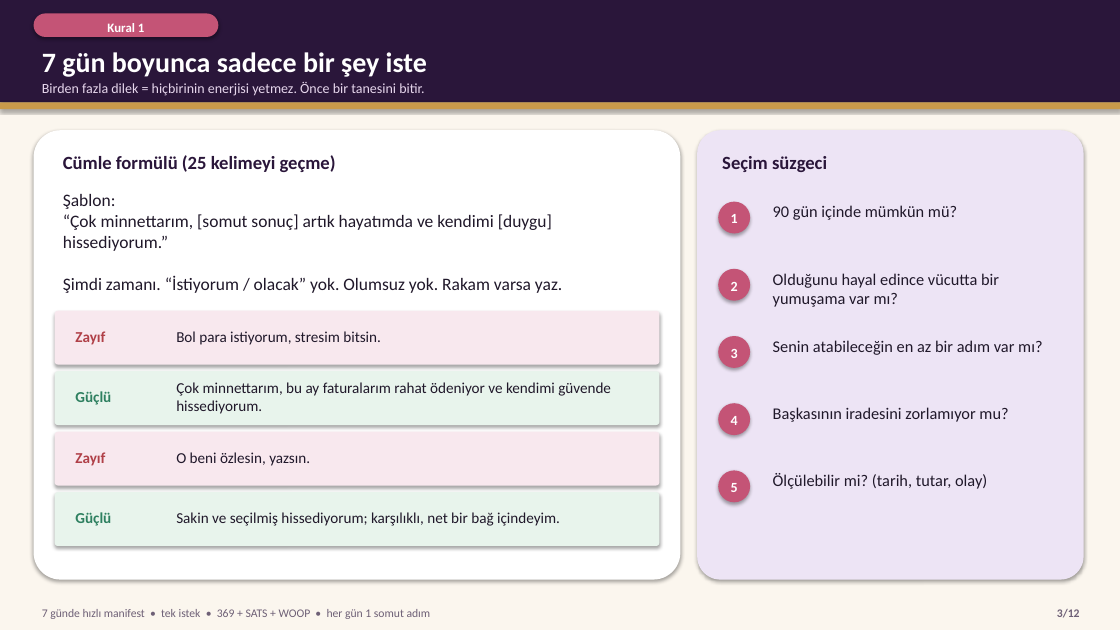
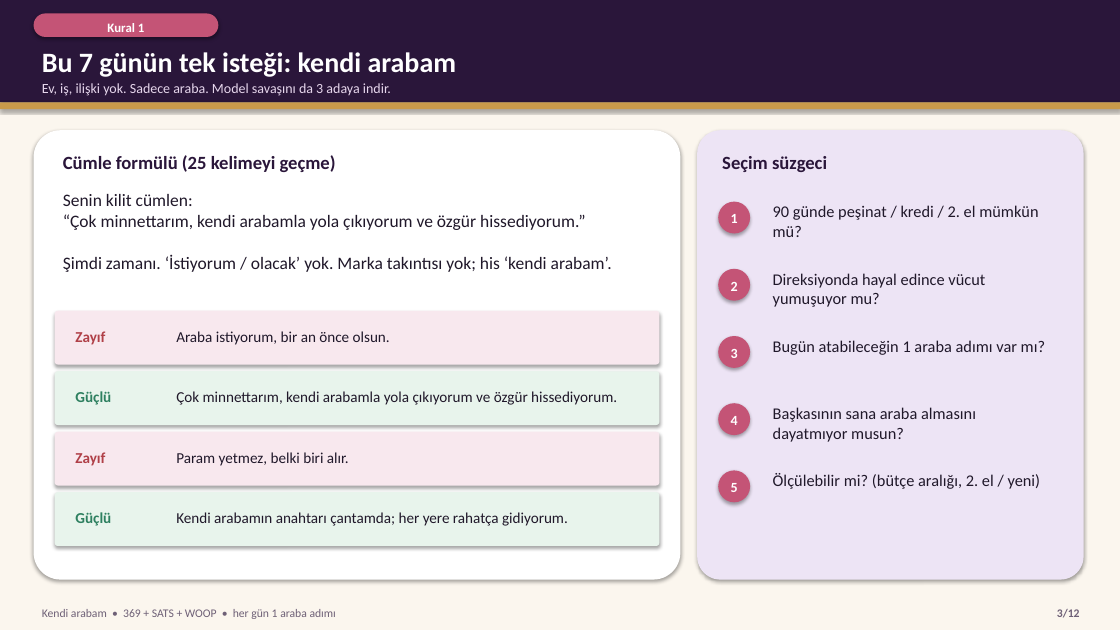
Before and after one commit to iremalisan/alisansges, a slide deck: slide 3 of rehber/Hizli_Manifest_Teknikleri.pptx. Drawn at 1120x630 pixels with LibreOffice and Linux fonts; fonts in the diff are those of the drawing. Boxes give left, top, right and bottom in pixels: in the first picture for what was removed or moved away, otherwise in the second. Text is boxed around its words. In the diff, an @@ line names an element or a change of style, - is before the commit and + after.

```diff
--- a/rehber/Hizli_Manifest_Teknikleri.pptx
+++ b/rehber/Hizli_Manifest_Teknikleri.pptx
@@ text at [42, 52, 457, 77]: text changed @@
-7 gün boyunca sadece bir şey iste
+Bu 7 günün tek isteği: kendi arabam
@@ text at [42, 83, 391, 96]: text changed @@
-Birden fazla dilek = hiçbirinin enerjisi yetmez. Önce bir tanesini bitir.
+Ev, iş, ilişki yok. Sadece araba. Model savaşını da 3 adaya indir.
@@ text at [63, 194, 612, 272]: text changed @@
-Şablon:
-“Çok minnettarım, [somut sonuç] artık hayatımda ve kendimi [duygu] hissediyorum.”
-Şimdi zamanı. “İstiyorum / olacak” yok. Olumsuz yok. Rakam varsa yaz.
+Senin kilit cümlen:
+“Çok minnettarım, kendi arabamla yola çıkıyorum ve özgür hissediyorum.”
+Şimdi zamanı. ‘İstiyorum / olacak’ yok. Marka takıntısı yok; his ‘kendi arabam’.
@@ text at [773, 205, 1038, 237]: text changed @@
-90 gün içinde mümkün mü?
+90 günde peşinat / kredi / 2. el mümkün mü?
@@ text at [773, 273, 985, 307]: text changed @@
-Olduğunu hayal edince vücutta bir yumuşama var mı?
+Direksiyonda hayal edince vücut yumuşuyor mu?
@@ text at [176, 331, 390, 345]: text changed @@
-Bol para istiyorum, stresim bitsin.
+Araba istiyorum, bir an önce olsun.
@@ text at [773, 340, 1045, 355]: text changed @@
-Senin atabileceğin en az bir adım var mı?
+Bugün atabileceğin 1 araba adımı var mı?
@@ text at [176, 391, 617, 405]: text changed @@
-Çok minnettarım, bu ay faturalarım rahat ödeniyor ve kendimi güvende hissediyorum.
+Çok minnettarım, kendi arabamla yola çıkıyorum ve özgür hissediyorum.
@@ text at [773, 407, 976, 442]: text changed @@
-Başkasının iradesini zorlamıyor mu?
+Başkasının sana araba almasını dayatmıyor musun?
@@ text at [176, 452, 349, 466]: text changed @@
-O beni özlesin, yazsın.
+Param yetmez, belki biri alır.
@@ text at [773, 473, 1041, 489]: text changed @@
-Ölçülebilir mi? (tarih, tutar, olay)
+Ölçülebilir mi? (bütçe aralığı, 2. el / yeni)
@@ text at [176, 512, 568, 526]: text changed @@
-Sakin ve seçilmiş hissediyorum; karşılıklı, net bir bağ içindeyim.
+Kendi arabamın anahtarı çantamda; her yere rahatça gidiyorum.
@@ text at [42, 609, 336, 619]: text changed @@
-7 günde hızlı manifest • tek istek • 369 + SATS + WOOP • her gün 1 somut adım
+Kendi arabam • 369 + SATS + WOOP • her gün 1 araba adımı
```
Also in this commit, not shown: 11 other slides changed, 20 other files.
